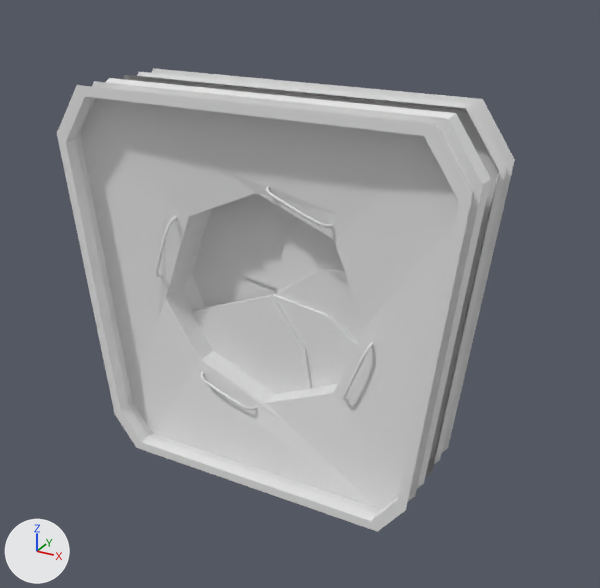
Two versions of the Blender file Assets/Models/Modul_Tuer.blend, one commit apart.
Before and after are seen from a camera (50 mm lens) standing at (3.95, -11.55, 5.86) and looking at (0.24, -4.8, 2.49). Lighting does not change. The marker at lower left points along +X, +Y and +Z.

In view in the first picture: 'Tuer', 'Tuer.001', 'Tuer.002', 'aperture_01', 'aperture_02', 'aperture_02.001', 'aperture_02.002', 'aperture_02.003', 'aperture_02.004', 'aperture_02.005', 'aperture_02.006'.
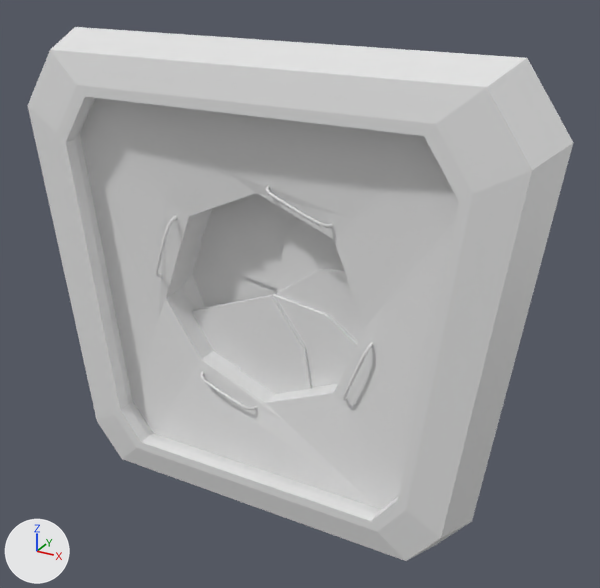
Location of each change, (x1, y1, x2, y2) in pixels of the pictures (600 x 588 px):
'Tuer', reshaped (19% wider, 15% taller)
    before: (57, 68, 515, 532)
    after: (28, 27, 573, 561)
part 1 of me_circle_000, added
    after: (28, 27, 573, 561)
'Tuer.002', unchanged, covered by the edit
    before: (137, 72, 507, 464)
    after: (181, 209, 212, 310)

Diff of the bpy script that builds the scene:
```diff
--- a/Assets/Models/Modul_Tuer.blend.py
+++ b/Assets/Models/Modul_Tuer.blend.py
@@ me_circle_000 @@
 # used by ob_tuer; location = (0.0, 0.0, 0.0); rotation_euler = (0.0, 0.0, -0.524), in degrees (0, 0, -30)
-me_circle_000.from_pydata(...)  # 64 vertices, 48 faces; spans x 0.31..4.6, y -5.83..-2.68, z 0.5..4.5
+me_circle_000.from_pydata(...)  # 88 vertices, 80 faces; spans x -0.02..4.93, y -5.99..-2.52, z 0.06..4.95
+# me_circle_000 part 1
+# 24 vertices are added at x -0.02..4.93, y -5.99..-2.52, z 0.06..4.95
+# 32 new faces join them
```
